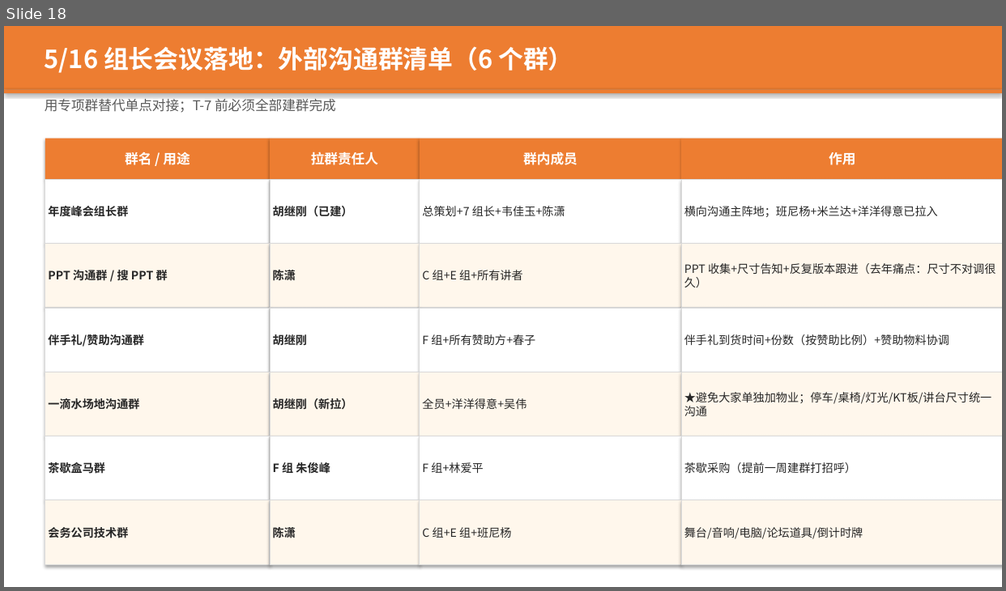
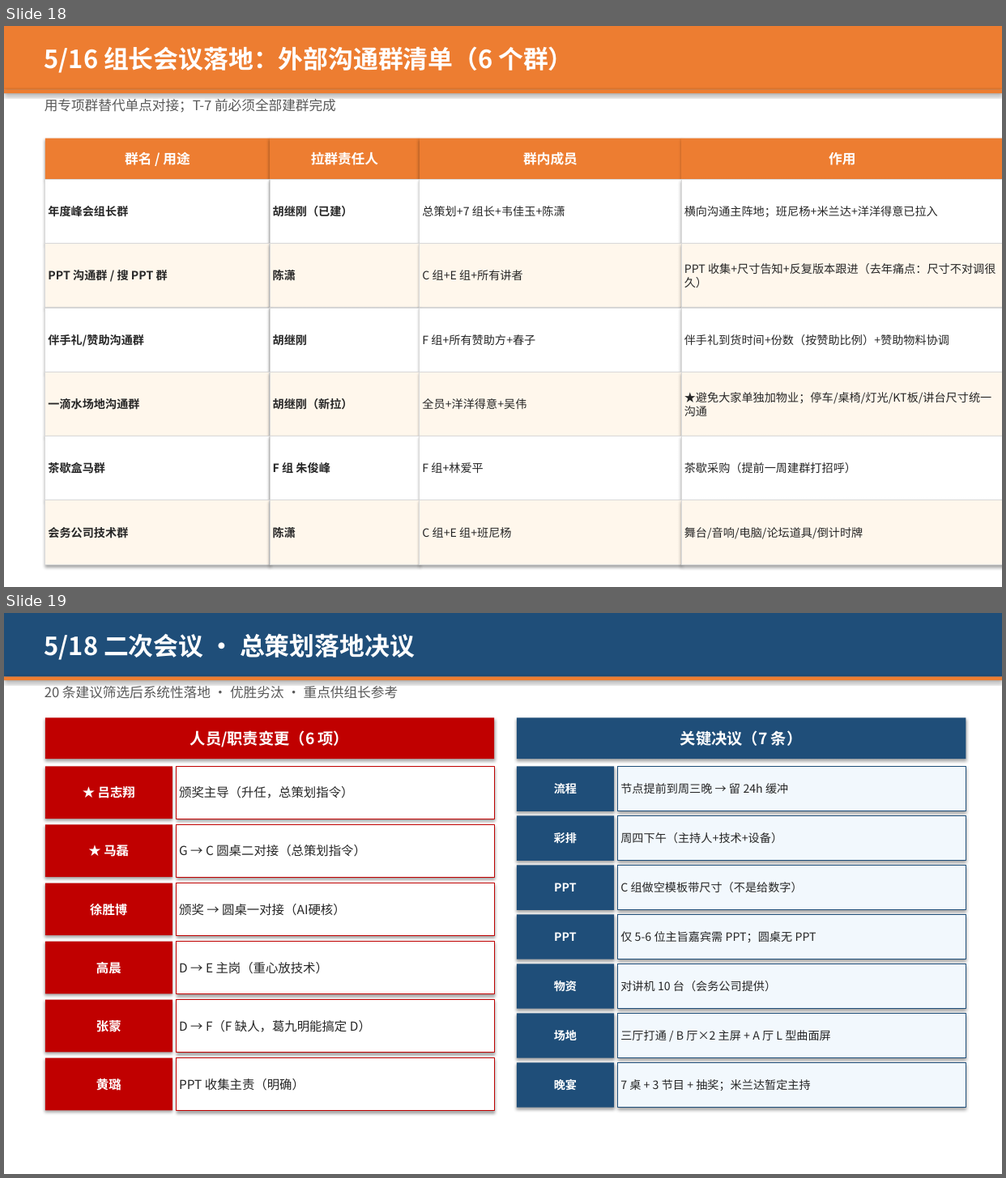
Before and after one commit to hujigang2010-maker/AIDEN, a slide deck: 2026峰会_志愿者分工方案.pptx. Shown one above the other, each under a label of ours: slide 18 before the commit, slides 18 and 19 after it. The pictures are 1006x591 and 1006x1178 pixels, drawn with LibreOffice and Linux fonts; fonts in the diff are those of the drawing. Boxes give left, top, right and bottom in pixels: in the first picture for what was removed or moved away, otherwise in the second. Text is boxed around its words. In the diff, an @@ line names an element or a change of style, - is before the commit and + after.

```diff
--- a/2026峰会_志愿者分工方案.pptx
+++ b/2026峰会_志愿者分工方案.pptx
@@ slide 19 added at (4, 613, 1002, 1174), background #FFFFFF @@
@@ rectangle added at (4, 613, 1002, 677), fill #1F4E79 @@
@@ text added at (44, 633, 415, 660), 24 pt, text #FFFFFF, bold @@
+5/18 二次会议 · 总策划落地决议
@@ rectangle added at (4, 677, 1002, 680), fill #ED7D31 @@
@@ text added at (44, 683, 398, 699), 13 pt, text #595959 @@
+20 条建议筛选后系统性落地 · 优胜劣汰 · 重点供组长参考
@@ rectangle added at (45, 717, 494, 759), fill #C00000, 15 pt, text #FFFFFF, bold @@
+人员/职责变更（6 项）
@@ rectangle added at (517, 717, 966, 759), fill #1F4E79, 15 pt, text #FFFFFF, bold @@
+关键决议（7 条）
@@ rectangle added at (45, 766, 172, 819), fill #C00000, 12 pt, text #FFFFFF, bold @@
+★ 吕志翔
@@ rectangle added at (177, 766, 494, 819), fill #FFFFFF, outline #C00000 0.75 pt, 12 pt, text #262626 @@
+颁奖主导（升任，总策划指令）
@@ rectangle added at (517, 766, 614, 811), fill #1F4E79, 11 pt, text #FFFFFF, bold @@
+流程
@@ rectangle added at (618, 766, 966, 811), fill #F2F8FD, outline #1F4E79 0.75 pt, 11 pt, text #262626 @@
+节点提前到周三晚 → 留 24h 缓冲
@@ rectangle added at (45, 825, 172, 877), fill #C00000, 12 pt, text #FFFFFF, bold @@
+★ 马磊
@@ rectangle added at (177, 825, 494, 877), fill #FFFFFF, outline #C00000 0.75 pt, 12 pt, text #262626 @@
+G → C 圆桌二对接（总策划指令）
@@ rectangle added at (517, 815, 614, 861), fill #1F4E79, 11 pt, text #FFFFFF, bold @@
+彩排
@@ rectangle added at (618, 815, 966, 861), fill #F2F8FD, outline #1F4E79 0.75 pt, 11 pt, text #262626 @@
+周四下午（主持人+技术+设备）
@@ rectangle added at (517, 865, 614, 910), fill #1F4E79, 11 pt, text #FFFFFF, bold @@
+PPT
@@ rectangle added at (618, 865, 966, 910), fill #F2F8FD, outline #1F4E79 0.75 pt, 11 pt, text #262626 @@
+C 组做空模板带尺寸（不是给数字）
@@ rectangle added at (45, 884, 172, 935), fill #C00000, 12 pt, text #FFFFFF, bold @@
+徐胜博
@@ rectangle added at (177, 884, 494, 935), fill #FFFFFF, outline #C00000 0.75 pt, 12 pt, text #262626 @@
+颁奖 → 圆桌一对接（AI硬核）
@@ rectangle added at (517, 914, 614, 960), fill #1F4E79, 11 pt, text #FFFFFF, bold @@
+PPT
@@ rectangle added at (618, 914, 966, 960), fill #F2F8FD, outline #1F4E79 0.75 pt, 11 pt, text #262626 @@
+仅 5-6 位主旨嘉宾需 PPT；圆桌无 PPT
@@ rectangle added at (45, 942, 172, 994), fill #C00000, 12 pt, text #FFFFFF, bold @@
+高晨
@@ rectangle added at (177, 942, 494, 994), fill #FFFFFF, outline #C00000 0.75 pt, 12 pt, text #262626 @@
+D → E 主岗（重心放技术）
@@ rectangle added at (517, 964, 614, 1009), fill #1F4E79, 11 pt, text #FFFFFF, bold @@
+物资
@@ rectangle added at (618, 964, 966, 1009), fill #F2F8FD, outline #1F4E79 0.75 pt, 11 pt, text #262626 @@
+对讲机 10 台（会务公司提供）
@@ rectangle added at (45, 1000, 172, 1053), fill #C00000, 12 pt, text #FFFFFF, bold @@
+张蒙
@@ rectangle added at (177, 1000, 494, 1053), fill #FFFFFF, outline #C00000 0.75 pt, 12 pt, text #262626 @@
+D → F（F 缺人，葛九明能搞定 D）
@@ rectangle added at (517, 1013, 614, 1059), fill #1F4E79, 11 pt, text #FFFFFF, bold @@
+场地
@@ rectangle added at (618, 1013, 966, 1059), fill #F2F8FD, outline #1F4E79 0.75 pt, 11 pt, text #262626 @@
+三厅打通 / B 厅×2 主屏 + A 厅 L 型曲面屏
@@ rectangle added at (45, 1059, 172, 1111), fill #C00000, 12 pt, text #FFFFFF, bold @@
+黄璐
@@ rectangle added at (177, 1059, 494, 1111), fill #FFFFFF, outline #C00000 0.75 pt, 12 pt, text #262626 @@
+PPT 收集主责（明确）
@@ rectangle added at (517, 1063, 614, 1108), fill #1F4E79, 11 pt, text #FFFFFF, bold @@
+晚宴
@@ rectangle added at (618, 1063, 966, 1108), fill #F2F8FD, outline #1F4E79 0.75 pt, 11 pt, text #262626 @@
+7 桌 + 3 节目 + 抽奖；米兰达暂定主持
```
Also in this commit, not shown: 1 other slide added, 2 other files.
